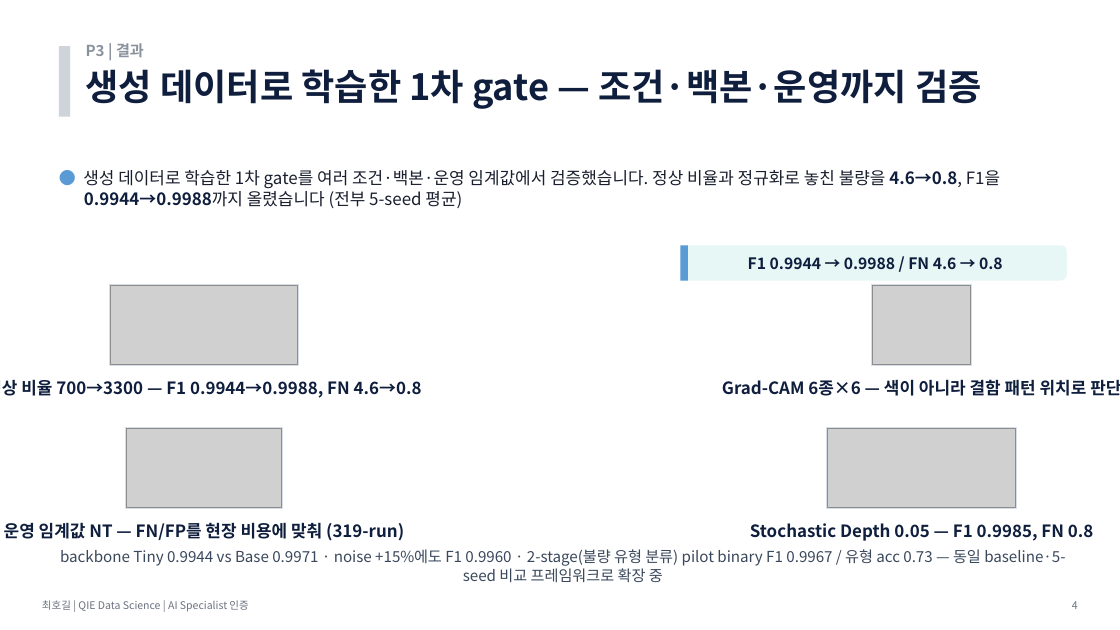
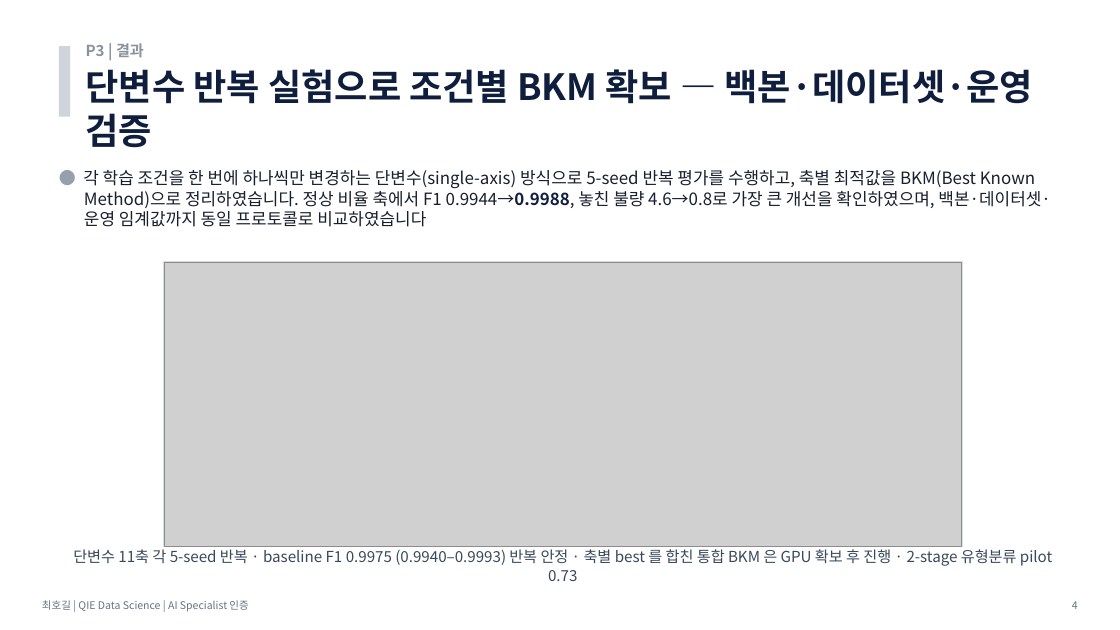
Before and after one commit to hogil/fbm_paper, a slide deck: slide 4 of recommendation/presentation/발표_P3_데이터생성_최호길.pptx. Drawn at 1120x630 pixels with LibreOffice and Linux fonts; fonts in the diff are those of the drawing; grey boxes stand for pictures. Boxes give left, top, right and bottom in pixels: in the first picture for what was removed or moved away, otherwise in the second. Text is boxed around its words. In the diff, an @@ line names an element or a change of style, - is before the commit and + after.

```diff
--- a/recommendation/presentation/발표_P3_데이터생성_최호길.pptx
+++ b/recommendation/presentation/발표_P3_데이터생성_최호길.pptx
@@ text at bbox=[86, 69, 1034, 104]: text changed @@
-생성 데이터로 학습한 1차 gate — 조건·백본·운영까지 검증
+단변수 반복 실험으로 조건별 BKM 확보 — 백본·데이터셋·운영 검증
@@ text at bbox=[83, 170, 1051, 227]: text changed @@
-● 생성 데이터로 학습한 1차 gate를 여러 조건·백본·운영 임계값에서 검증했습니다. 정상 비율과 정규화로 놓친 불량을 4.6→0.8, F1을 0.9944→0.9988까지 올렸습니다 (전부 5-seed 평균)
+● 각 학습 조건을 한 번에 하나씩만 변경하는 단변수(single-axis) 방식으로 5-seed 반복 평가를 수행하고, 축별 최적값을 BKM(Best Known Method)으로 정리하였습니다. 정상 비율 축에서 F1 0.9944→0.9988, 놓친 불량 4.6→0.8로 가장 큰 개선을 확인하였으며, 백본·데이터셋·운영 임계값까지 동일 프로토콜로 비교하였습니다
@@ rectangle added at bbox=[164, 261, 963, 547], fill #FFFFFF, outline #D7DEEA 1 pt @@
@@ picture added at bbox=[165, 262, 962, 546] @@
@@ rounded rectangle removed at bbox=[681, 245, 1067, 281] @@
@@ rectangle removed at bbox=[681, 245, 688, 281] @@
@@ text removed at bbox=[748, 257, 1003, 269] @@
-F1 0.9944 → 0.9988 / FN 4.6 → 0.8
@@ rectangle removed at bbox=[109, 285, 299, 365] @@
@@ picture removed at bbox=[110, 286, 298, 365] @@
@@ rectangle removed at bbox=[872, 285, 972, 365] @@
@@ picture removed at bbox=[873, 286, 971, 365] @@
@@ text removed at bbox=[0, 379, 422, 398] @@
-정상 비율 700→3300 — F1 0.9944→0.9988, FN 4.6→0.8
@@ text removed at bbox=[722, 379, 1120, 396] @@
-Grad-CAM 6종×6 — 색이 아니라 결함 패턴 위치로 판단
@@ rectangle removed at bbox=[125, 428, 282, 508] @@
@@ picture removed at bbox=[126, 429, 281, 507] @@
@@ rectangle removed at bbox=[827, 428, 1017, 508] @@
@@ picture removed at bbox=[828, 429, 1016, 507] @@
@@ text removed at bbox=[4, 522, 404, 541] @@
-운영 임계값 NT — FN/FP를 현장 비용에 맞춰 (319-run)
@@ text removed at bbox=[750, 523, 1093, 541] @@
-Stochastic Depth 0.05 — F1 0.9985, FN 0.8
@@ text at bbox=[73, 549, 1052, 581]: text changed @@
-backbone Tiny 0.9944 vs Base 0.9971 · noise +15%에도 F1 0.9960 · 2-stage(불량 유형 분류) pilot binary F1 0.9967 / 유형 acc 0.73 — 동일 baseline·5-seed 비교 프레임워크로 확장 중
+단변수 11축 각 5-seed 반복 · baseline F1 0.9975 (0.9940–0.9993) 반복 안정 · 축별 best 를 합친 통합 BKM 은 GPU 확보 후 진행 · 2-stage 유형분류 pilot 0.73
```
Also in this commit, not shown: 3 other slides changed, 5 other files.
